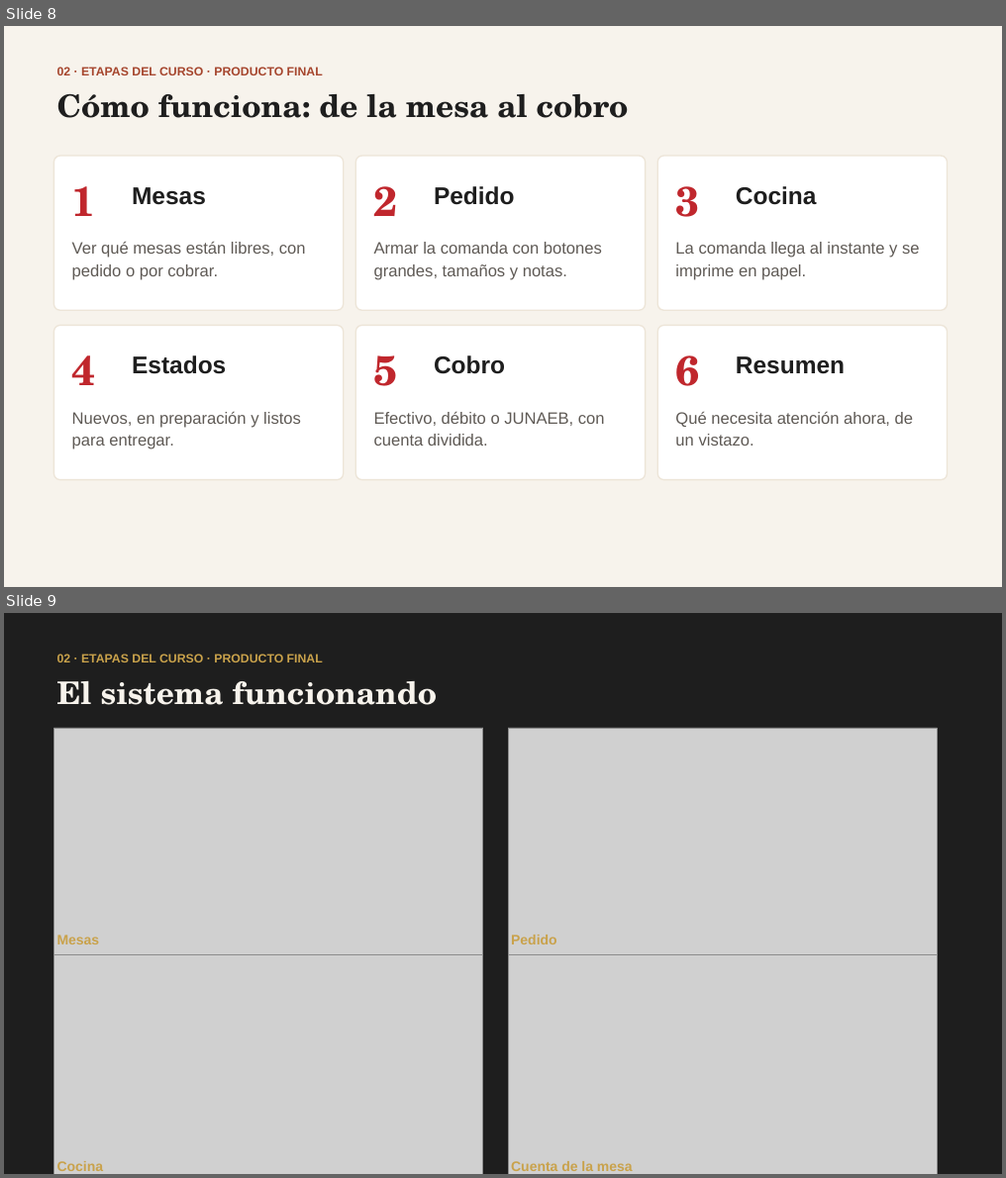
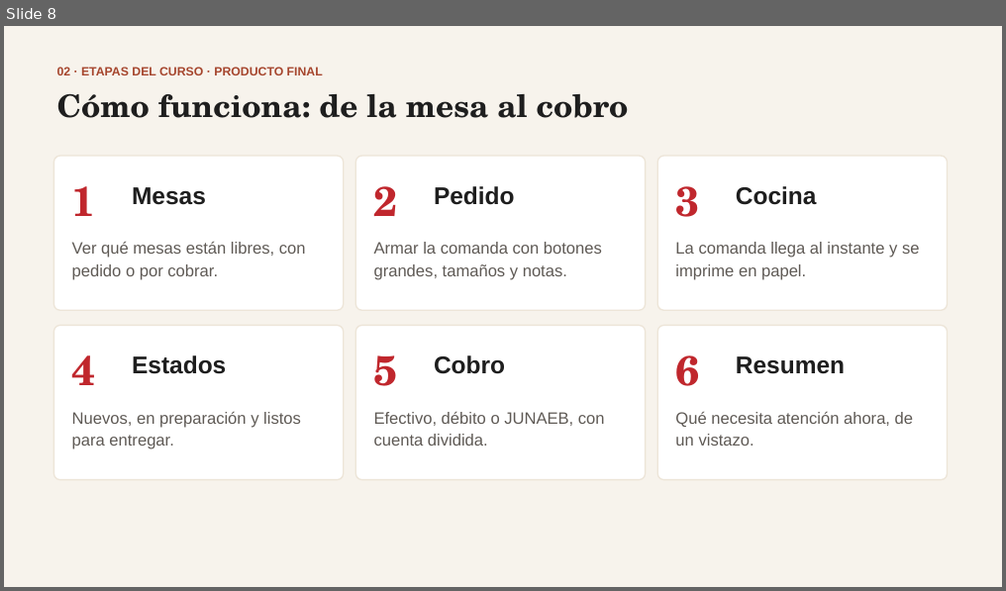
Before and after one commit to BenjajaDev/BIGGER-AGIL, a slide deck: docs/entrega-er3/Presentacion_Final_ER3_BIGGER.pptx. Shown one above the other, each under a label of ours: slides 8 and 9 before the commit, slide 8 after it. The pictures are 1006x1178 and 1006x591 pixels, drawn with LibreOffice and Linux fonts; fonts in the diff are those of the drawing; grey boxes stand for pictures. Boxes give left, top, right and bottom in pixels: in the first picture for what was removed or moved away, otherwise in the second. Text is boxed around its words. In the diff, an @@ line names an element or a change of style, - is before the commit and + after.

```diff
--- a/docs/entrega-er3/Presentacion_Final_ER3_BIGGER.pptx
+++ b/docs/entrega-er3/Presentacion_Final_ER3_BIGGER.pptx
@@ slide 9 removed at bbox=[4, 613, 1002, 1174], background #1E1E1E @@
@@ text removed at bbox=[57, 654, 323, 663] @@
-02 · ETAPAS DEL CURSO · PRODUCTO FINAL
@@ text removed at bbox=[57, 681, 437, 705] @@
-El sistema funcionando
@@ picture removed at bbox=[54, 728, 483, 996] @@
@@ picture removed at bbox=[508, 728, 937, 996] @@
@@ text removed at bbox=[57, 935, 100, 945] @@
-Mesas
@@ text removed at bbox=[511, 935, 556, 945] @@
-Pedido
@@ picture removed at bbox=[54, 955, 483, 1174] @@
@@ picture removed at bbox=[508, 955, 937, 1174] @@
@@ text removed at bbox=[57, 1161, 104, 1171] @@
-Cocina
@@ text removed at bbox=[511, 1161, 633, 1171] @@
-Cuenta de la mesa
```
Also in this commit, not shown: 15 slides added, 10 other files.
